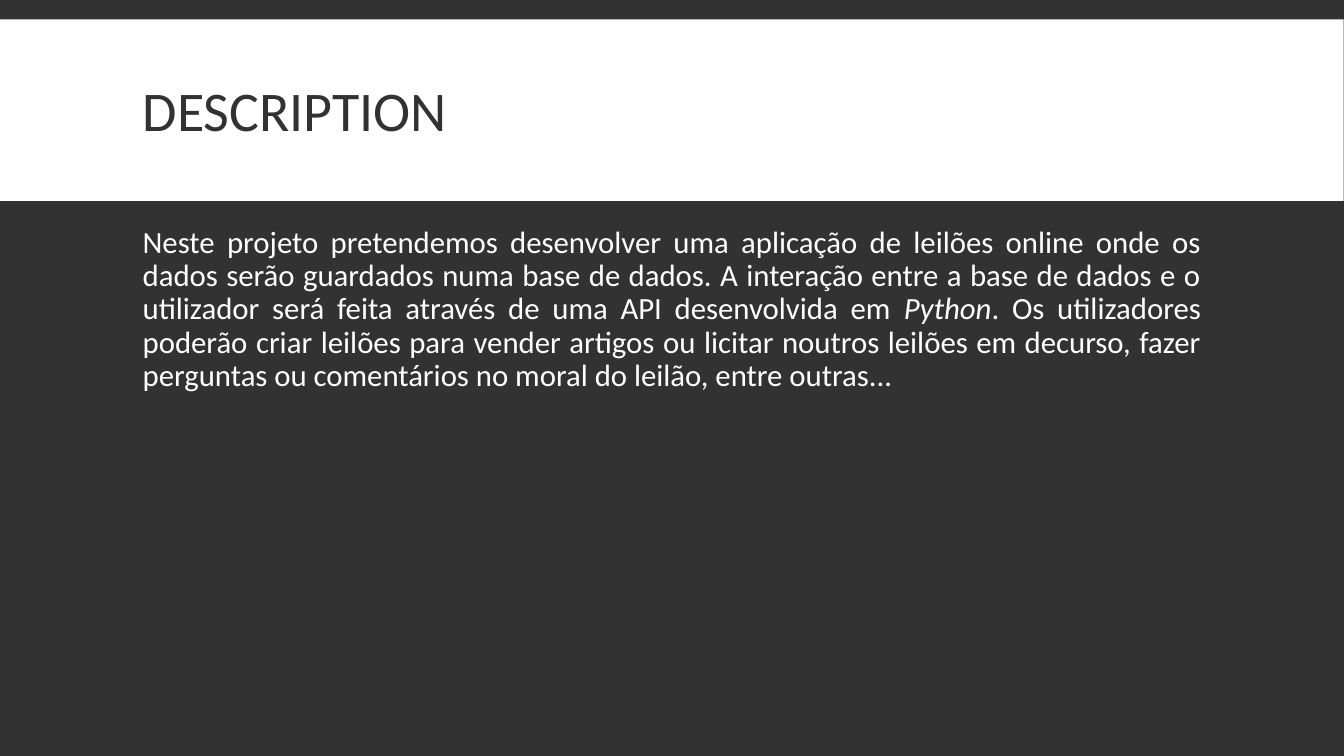
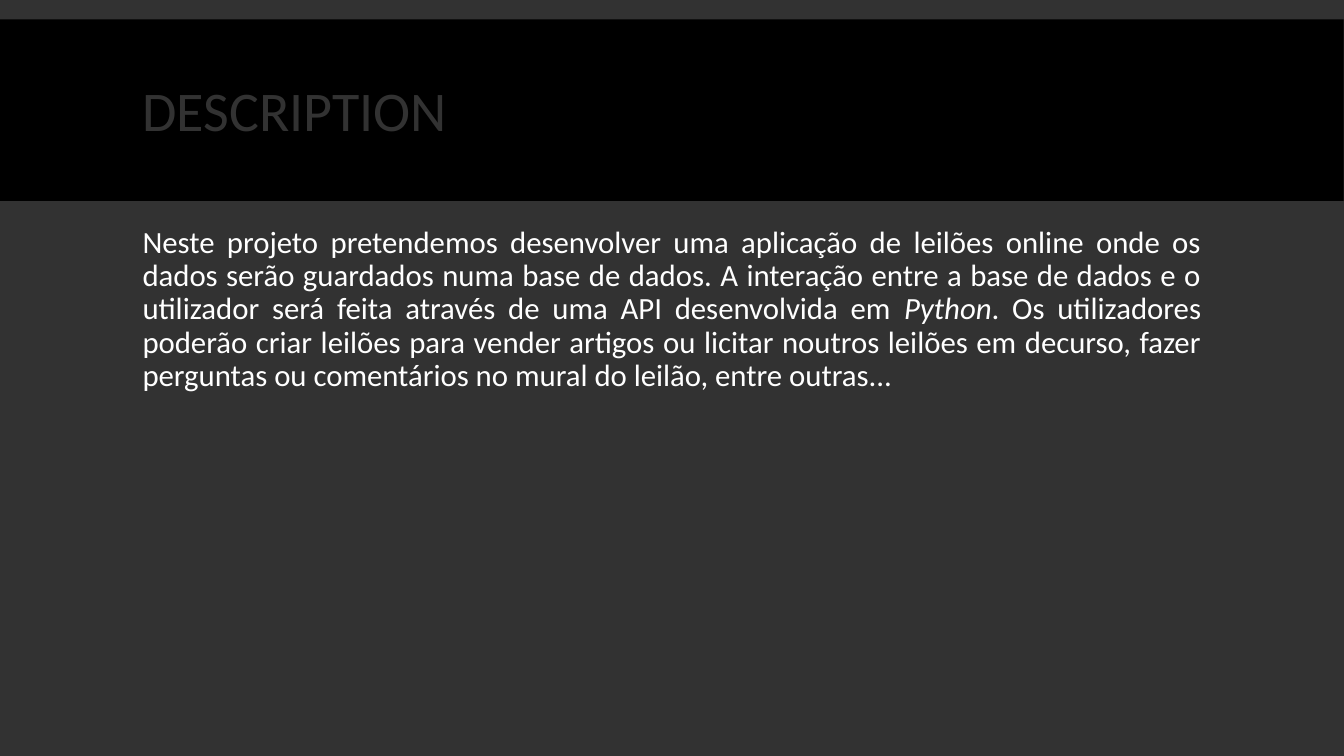
Before and after one commit to tomasbm07/Projeto-BD, a slide deck: slide 3 of Apresentação/Apresentação.pptx. Drawn at 1344x756 pixels with LibreOffice and Linux fonts; fonts in the diff are those of the drawing. Boxes give left, top, right and bottom in pixels: in the first picture for what was removed or moved away, otherwise in the second. Text is boxed around its words. In the diff, an @@ line names an element or a change of style, - is before the commit and + after.

```diff
--- a/Apresentação/Apresentação.pptx
+++ b/Apresentação/Apresentação.pptx
@@ rectangle at (x1=0, y1=19, x2=1344, y2=201): fill #FFFFFF to #000000 @@
@@ text at (x1=143, y1=231, x2=1201, y2=392): text changed @@
-Neste projeto pretendemos desenvolver uma aplicação de leilões online onde os dados serão guardados numa base de dados. A interação entre a base de dados e o utilizador será feita através de uma API desenvolvida em Python. Os utilizadores poderão criar leilões para vender artigos ou licitar noutros leilões em decurso, fazer perguntas ou comentários no moral do leilão, entre outras...
+Neste projeto pretendemos desenvolver uma aplicação de leilões online onde os dados serão guardados numa base de dados. A interação entre a base de dados e o utilizador será feita através de uma API desenvolvida em Python. Os utilizadores poderão criar leilões para vender artigos ou licitar noutros leilões em decurso, fazer perguntas ou comentários no mural do leilão, entre outras...
```
Also in this commit, not shown: 9 other slides changed, 3 other files.
